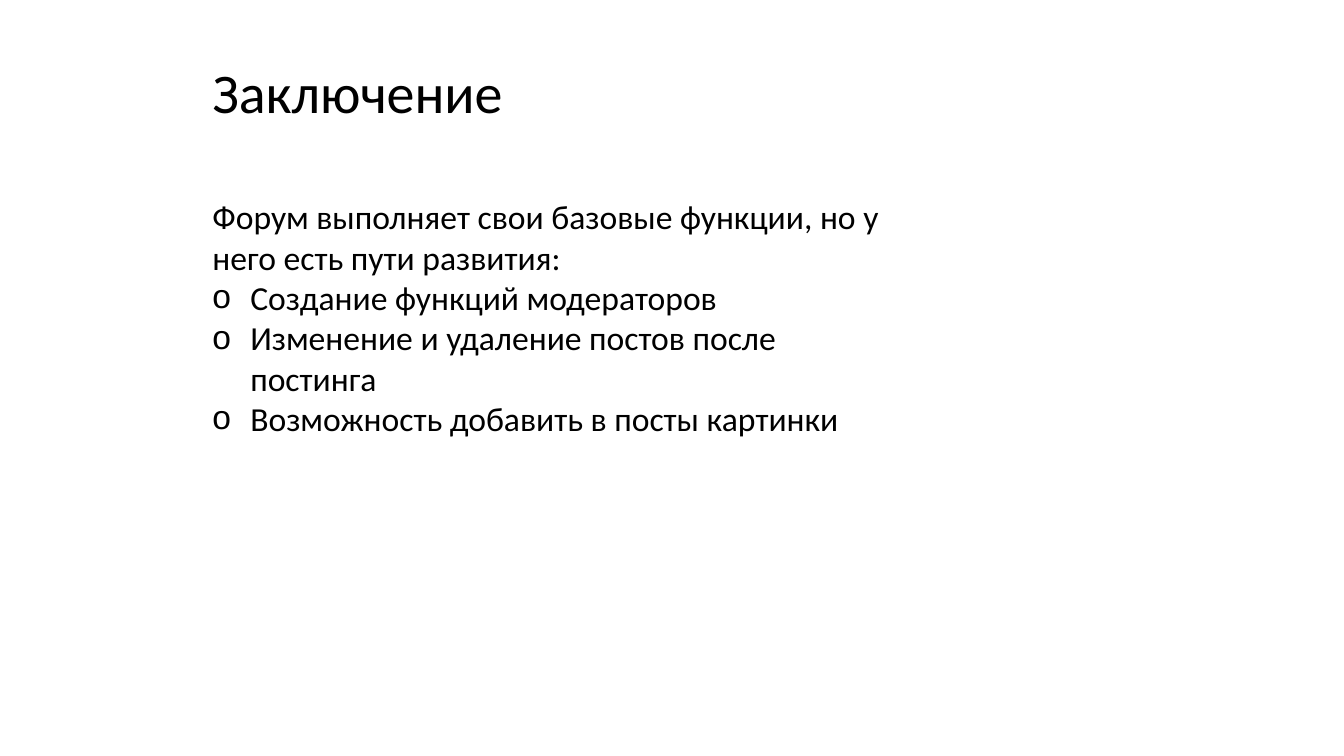
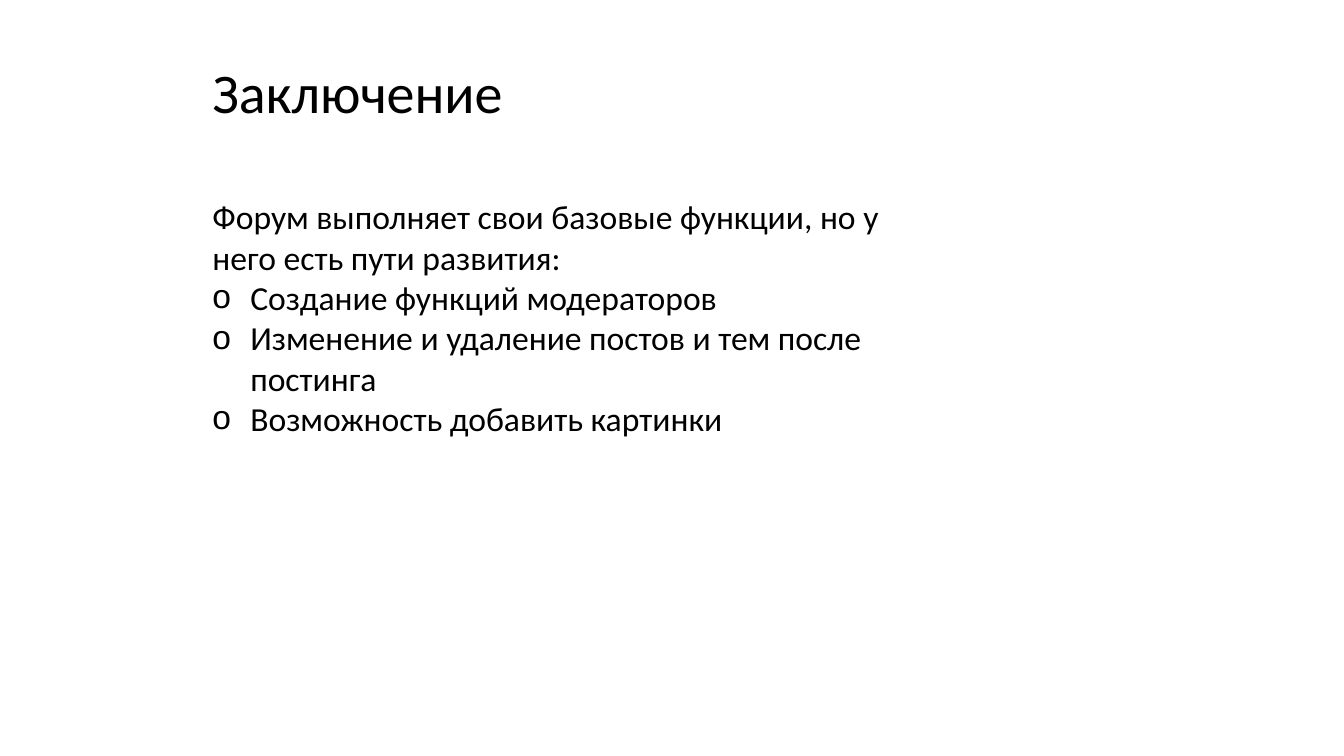
Before and after one commit to domoru-tsukiko/Srawberries, a slide deck: slide 6 of презентация orange forum.pptx. Drawn at 1344x756 pixels with LibreOffice and Linux fonts; fonts in the diff are those of the drawing; background and template pictures are left out. Boxes give left, top, right and bottom in pixels: in the first picture for what was removed or moved away, otherwise in the second. Text is boxed around its words. In the diff, an @@ line names an element or a change of style, - is before the commit and + after.

```diff
--- a/презентация orange forum.pptx
+++ b/презентация orange forum.pptx
@@ text at box(250, 328, 861, 437): text changed @@
-o Изменение и удаление постов после постинга
-o Возможность добавить в посты картинки
+o Изменение и удаление постов и тем после постинга
+o Возможность добавить картинки
```
Also in this commit, not shown: 1 other file.
